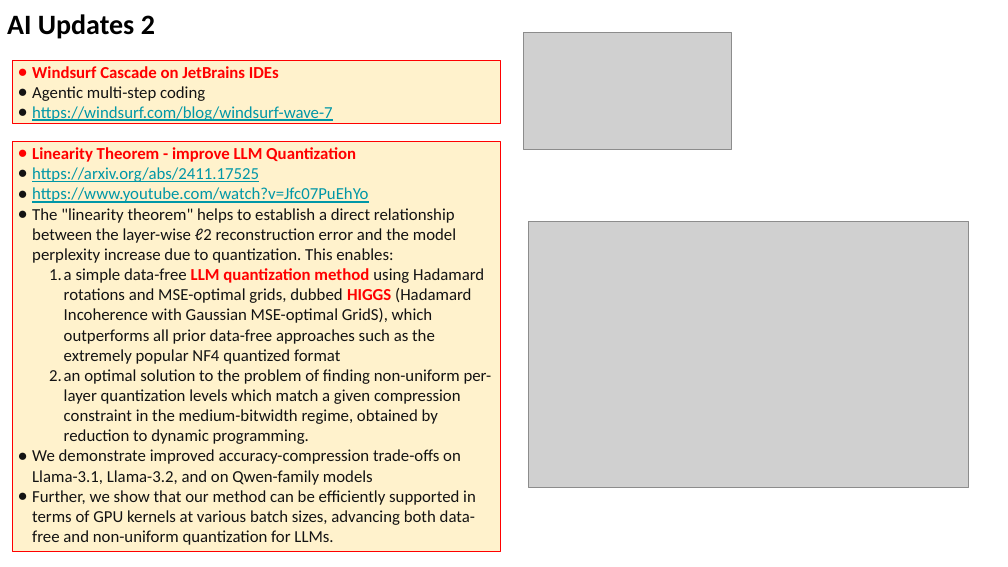
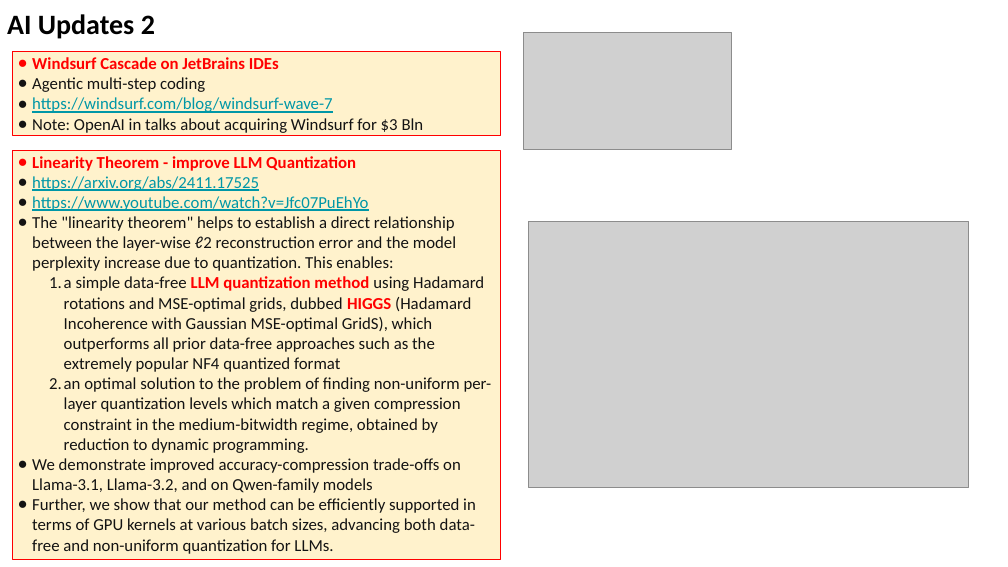
Before and after one commit to lselector/seminar, a slide deck: slide 7 of 2025/2025-04-18-AI-Updates.pptx (slide 6 before the commit). Drawn at 1008x567 pixels with LibreOffice and Linux fonts; fonts in the diff are those of the drawing; grey boxes stand for pictures. Boxes give left, top, right and bottom in pixels: in the first picture for what was removed or moved away, otherwise in the second. Text is boxed around its words. In the diff, an @@ line names an element or a change of style, - is before the commit and + after.

```diff
--- a/2025/2025-04-18-AI-Updates.pptx
+++ b/2025/2025-04-18-AI-Updates.pptx
@@ rectangle "Windsurf Cascade on JetBrains IDEs": place and size @@
-rectangle "Windsurf Cascade on JetBrains IDEs" at <box>12,60,501,124</box>
+rectangle "Windsurf Cascade on JetBrains IDEs" at <box>12,51,501,135</box>
@@ text in rectangle at <box>32,118,424,133</box>: paragraph added @@
+● Note: OpenAI in talks about acquiring Windsurf for $3 Bln
@@ rectangle "Linearity Theorem - improve LLM ...": place and size @@
-rectangle "Linearity Theorem - improve LLM ..." at <box>12,142,501,551</box>
+rectangle "Linearity Theorem - improve LLM ..." at <box>12,150,501,559</box>
```
Also in this commit, not shown: 6 other slides changed, 1 slide added, 1 slide removed.
